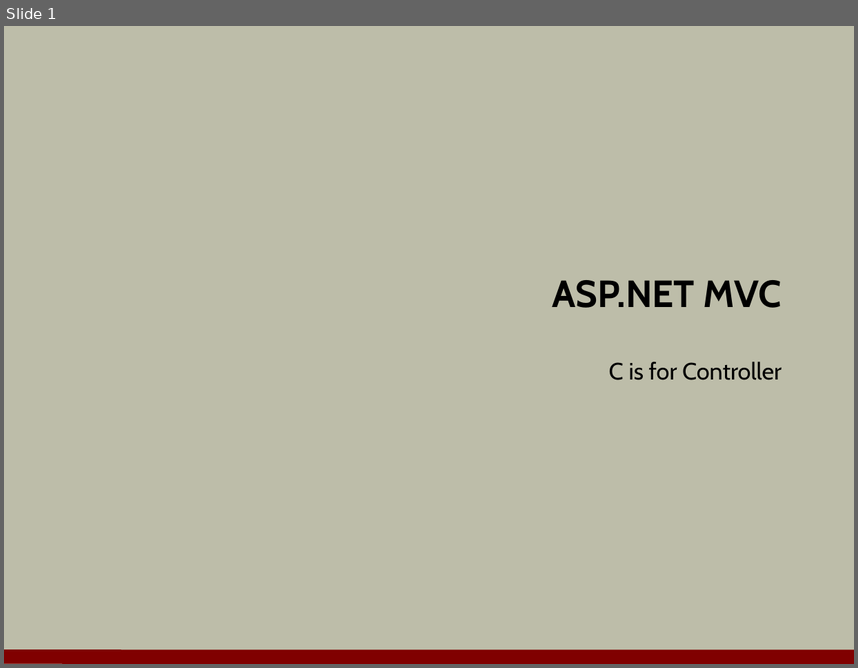
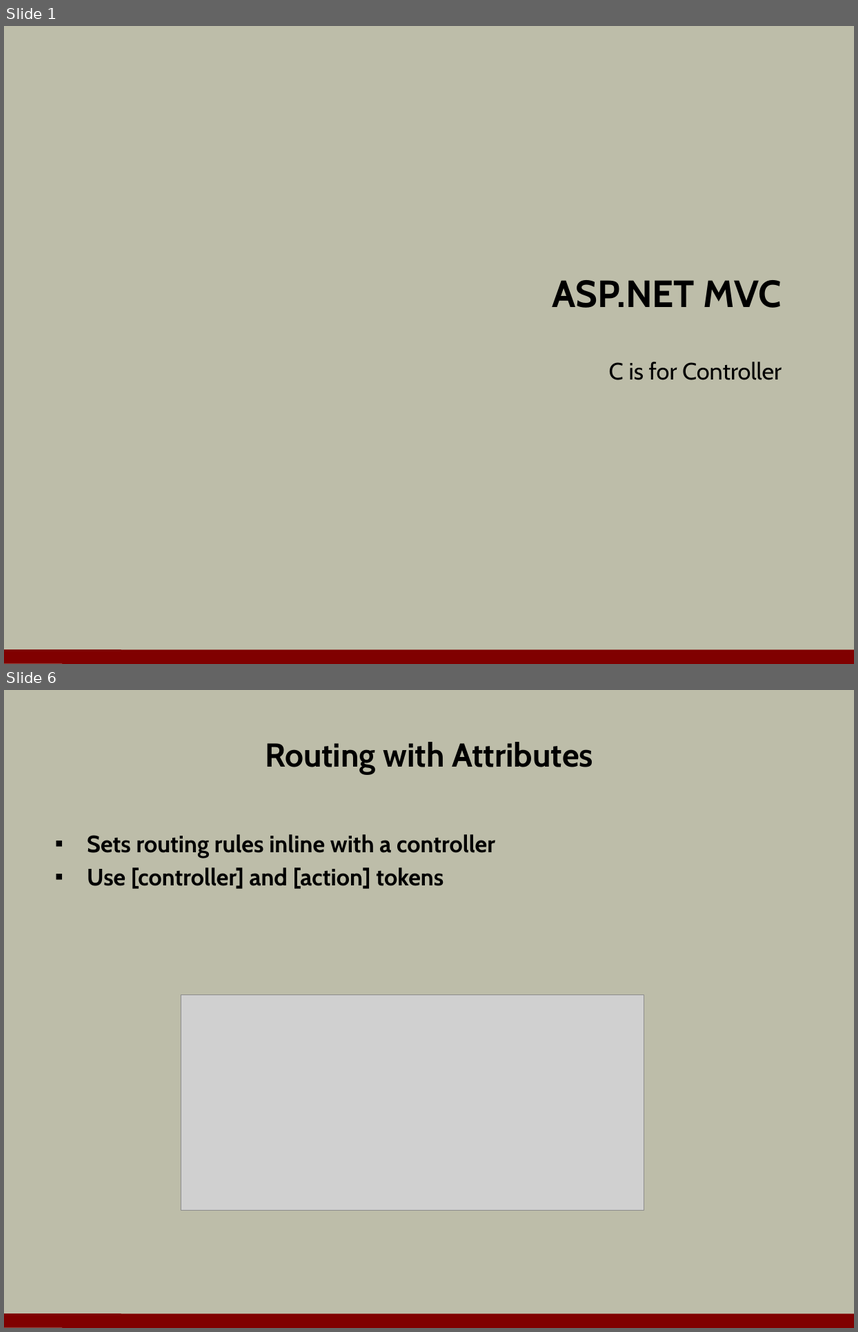
Before and after one commit to OdeToCode/classes, a slide deck: aspnet5/slides/04_Controllers.pptx. Shown one above the other, each under a label of ours: slide 1 before the commit, slides 1 and 6 after it; the slides between them are not shown. The pictures are 858x668 and 858x1332 pixels, drawn with LibreOffice and Linux fonts; fonts in the diff are those of the drawing; grey boxes stand for pictures; background and template pictures are left out. Boxes give left, top, right and bottom in pixels: in the first picture for what was removed or moved away, otherwise in the second. Text is boxed around its words. In the diff, an @@ line names an element or a change of style, - is before the commit and + after.

Commit message:
controllers done

```diff
--- a/aspnet5/slides/04_Controllers.pptx
+++ b/aspnet5/slides/04_Controllers.pptx
@@ slide 6 added at bbox=[4, 690, 854, 1328], background #BDBDA9; not listed: 1 template element that a slide beside it also shows @@
@@ title added at bbox=[265, 742, 593, 774], 28 pt, text #000000, bold @@
+Routing with Attributes
@@ text added at bbox=[87, 834, 495, 889], 20 pt, text #000000, bold @@
+▪ Sets routing rules inline with a controller
+▪ Use [controller] and [action] tokens
@@ picture added at bbox=[181, 994, 644, 1210] @@
```
Also in this commit, not shown: 14 other slides added, 1 other file.
